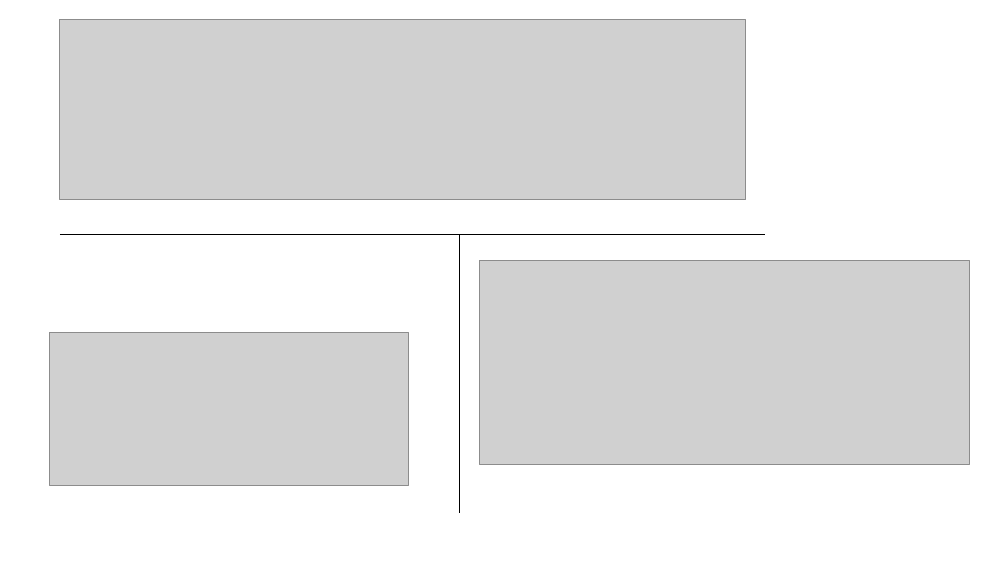
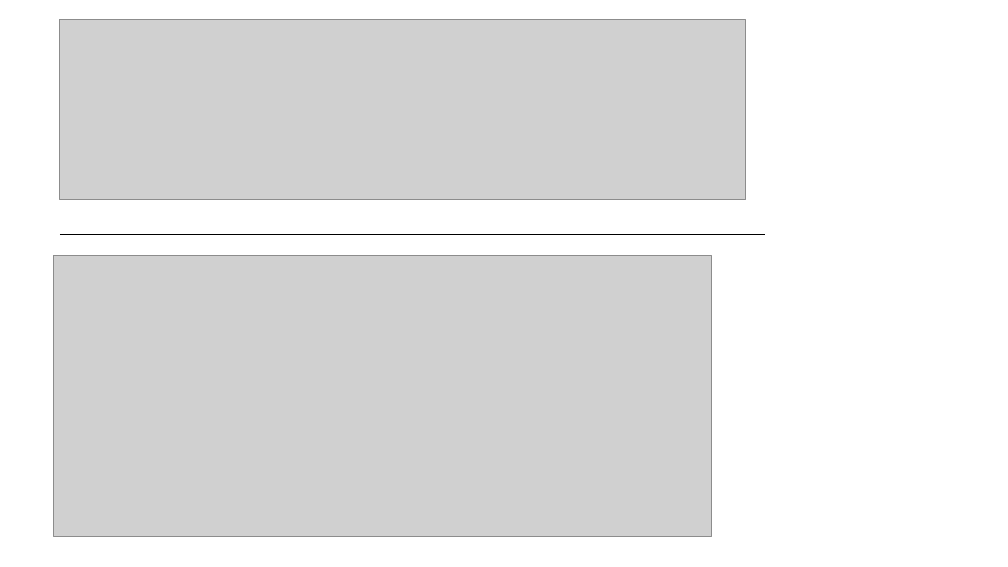
Before and after one commit to yeseniaquejada/SERVICE_MARKET, a slide deck: slide 17 of PROYECTO FORMATIVO.pptx. Drawn at 1008x567 pixels with LibreOffice and Linux fonts; fonts in the diff are those of the drawing; grey boxes stand for pictures; background and template pictures are left out. Boxes give left, top, right and bottom in pixels: in the first picture for what was removed or moved away, otherwise in the second. Text is boxed around its words. In the diff, an @@ line names an element or a change of style, - is before the commit and + after.

```diff
--- a/PROYECTO FORMATIVO.pptx
+++ b/PROYECTO FORMATIVO.pptx
@@ line removed from (459, 234) to (459, 513) @@
@@ picture resized from (x1=50, y1=333, x2=408, y2=485) to (x1=54, y1=256, x2=712, y2=536) @@
@@ picture removed at (x1=479, y1=261, x2=969, y2=465) @@
```
Also in this commit, not shown: 3 other slides changed, 2 slides added, 4 slides removed, 1 other file.
